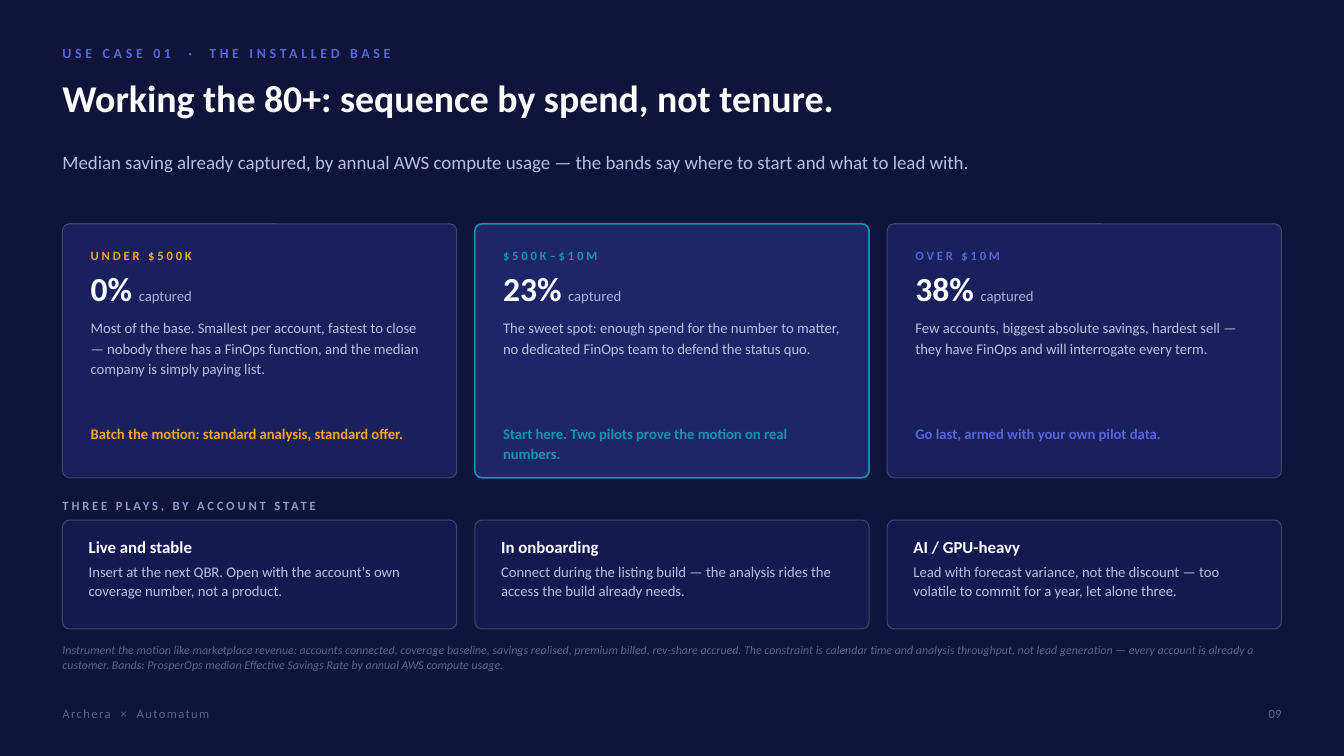
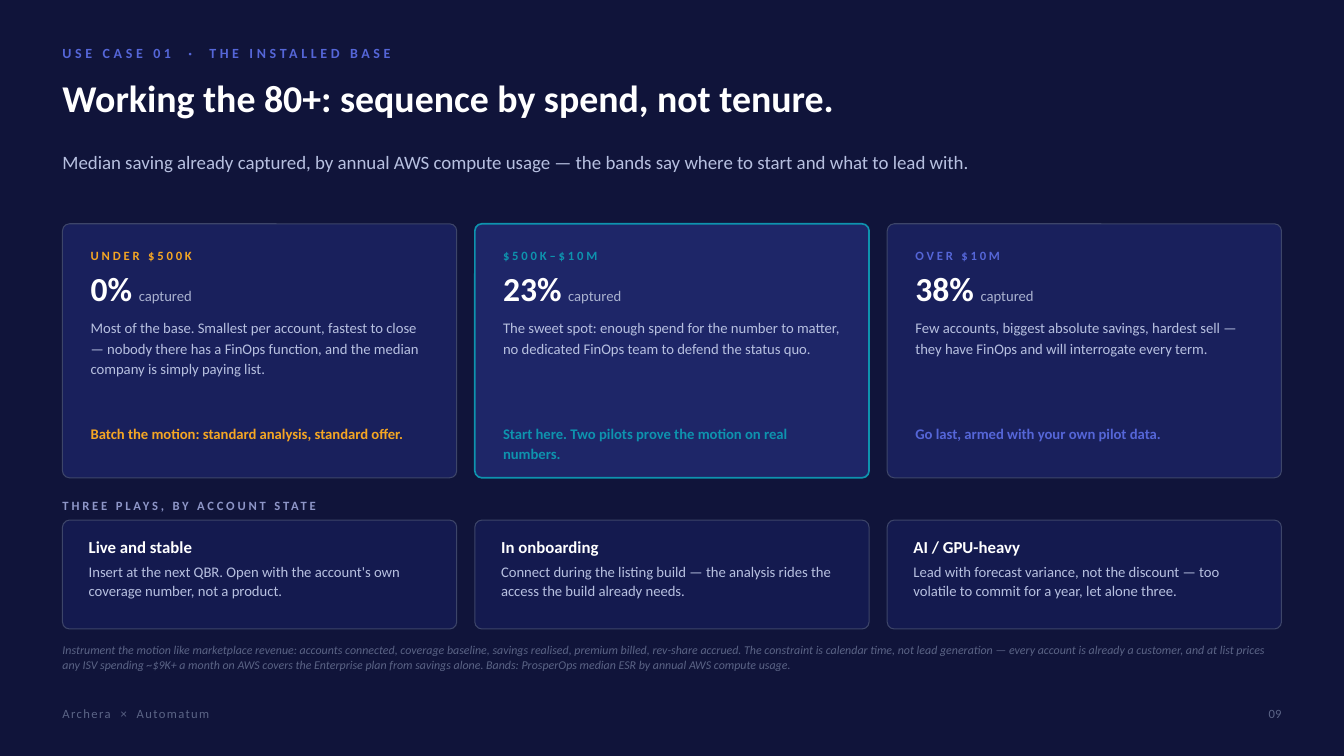
Before and after one commit to KianteEvans/barberbook, a slide deck: slide 9 of decks/Archera-for-Automatum.pptx. Drawn at 1344x756 pixels with LibreOffice and Linux fonts; fonts in the diff are those of the drawing. Boxes give left, top, right and bottom in pixels: in the first picture for what was removed or moved away, otherwise in the second. Text is boxed around its words. In the diff, an @@ line names an element or a change of style, - is before the commit and + after.

```diff
--- a/decks/Archera-for-Automatum.pptx
+++ b/decks/Archera-for-Automatum.pptx
@@ text at [62, 646, 1264, 671]: text changed @@
-Instrument the motion like marketplace revenue: accounts connected, coverage baseline, savings realised, premium billed, rev-share accrued. The constraint is calendar time and analysis throughput, not lead generation — every account is already a customer. Bands: ProsperOps median Effective Savings Rate by annual AWS compute usage.
+Instrument the motion like marketplace revenue: accounts connected, coverage baseline, savings realised, premium billed, rev-share accrued. The constraint is calendar time, not lead generation — every account is already a customer, and at list prices any ISV spending ~$9K+ a month on AWS covers the Enterprise plan from savings alone. Bands: ProsperOps median ESR by annual AWS compute usage.
```
Also in this commit, not shown: 3 other slides changed, 2 other files.
